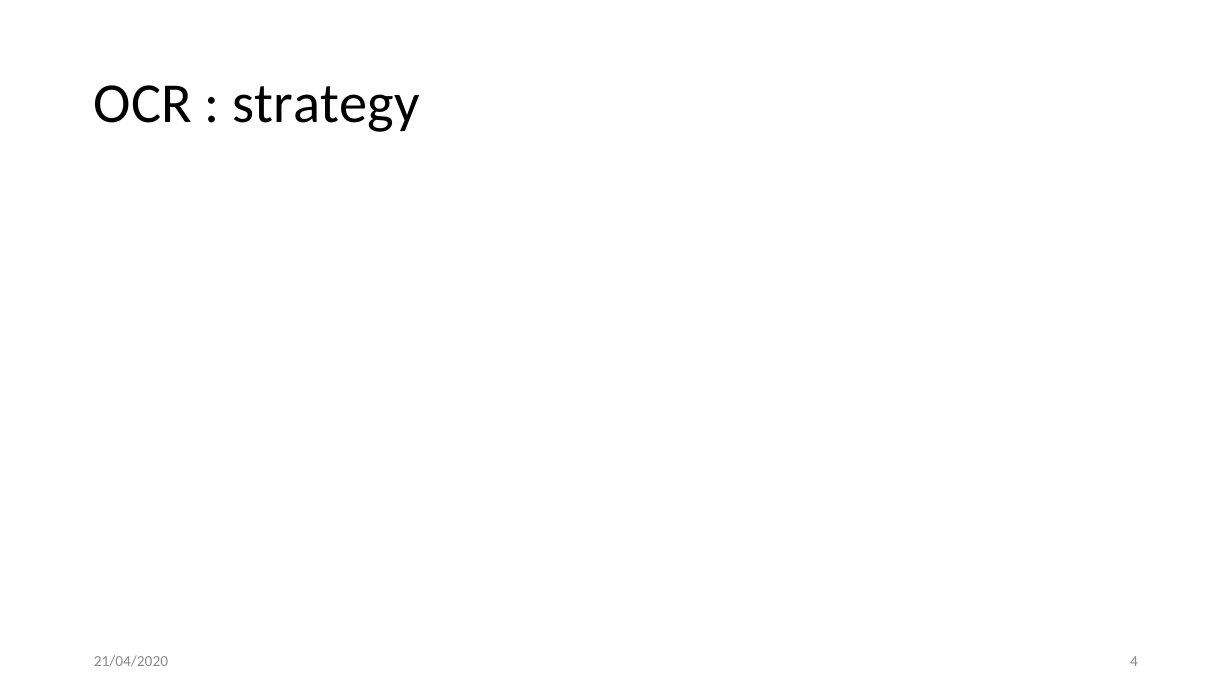
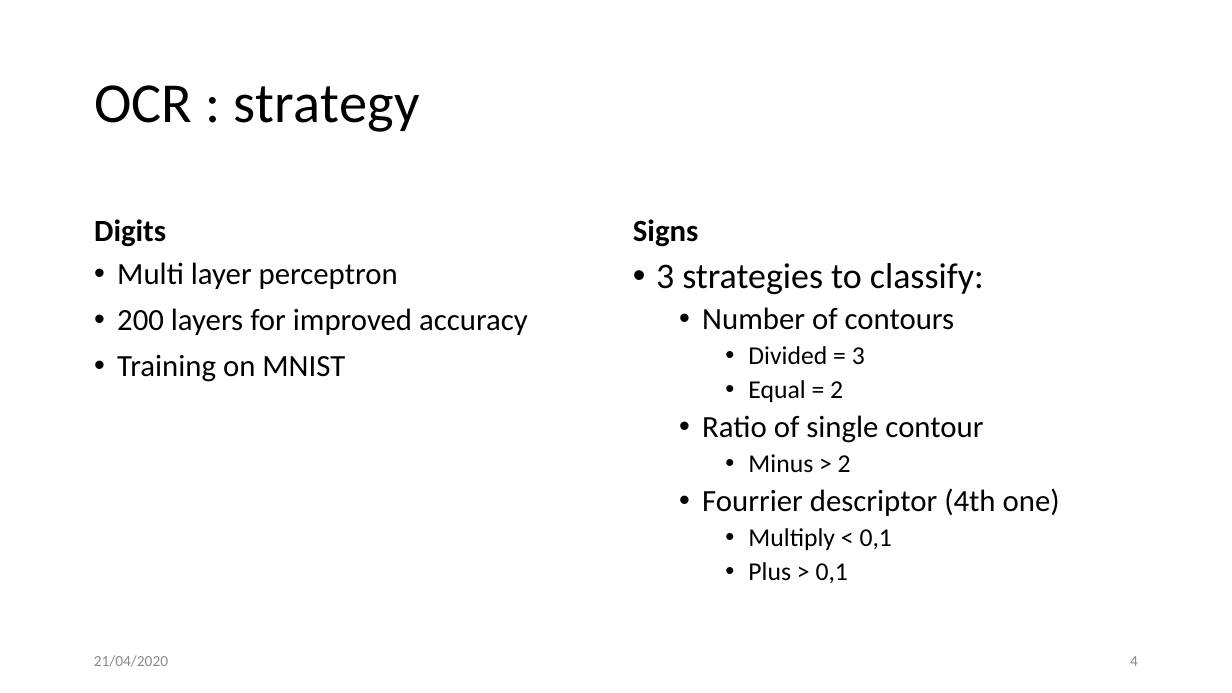
Before and after one commit to JambonSama/image_analysis_and_pattern_recognition_labs, a slide deck: slide 4 of project/presentation.pptx. Drawn at 1232x693 pixels with LibreOffice and Linux fonts; fonts in the diff are those of the drawing; background and template pictures are left out. Boxes give left, top, right and bottom in pixels: in the first picture for what was removed or moved away, otherwise in the second. Text is boxed around its words. In the diff, an @@ line names an element or a change of style, - is before the commit and + after.

Commit message:
modified: Presentation, added text for OCR slides

```diff
--- a/project/presentation.pptx
+++ b/project/presentation.pptx
@@ text added at [94, 219, 166, 247], 24 pt, text #000000, bold @@
+Digits
@@ text added at [633, 219, 698, 247], 24 pt, text #000000, bold @@
+Signs
@@ text added at [117, 262, 528, 382], 24 pt, text #000000 @@
+• Multi layer perceptron
+• 200 layers for improved accuracy
+• Training on MNIST
@@ text added at [656, 263, 1060, 583], 24 pt, text #000000 @@
+• 3 strategies to classify:
+  • Number of contours
+    • Divided = 3
+    • Equal = 2
+  • Ratio of single contour
+    • Minus > 2
+  • Fourrier descriptor (4th one)
+    • Multiply < 0,1
+    • Plus > 0,1
```
Also in this commit, not shown: 1 other slide changed.
